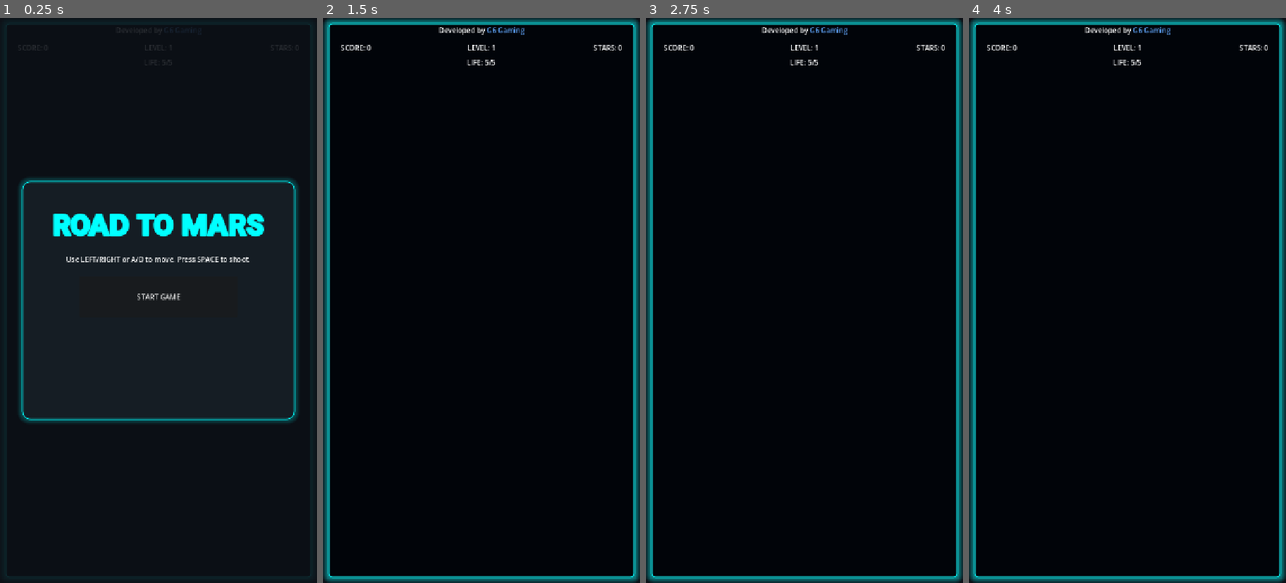
Above: before the commit, frames 1-4 (left to right).
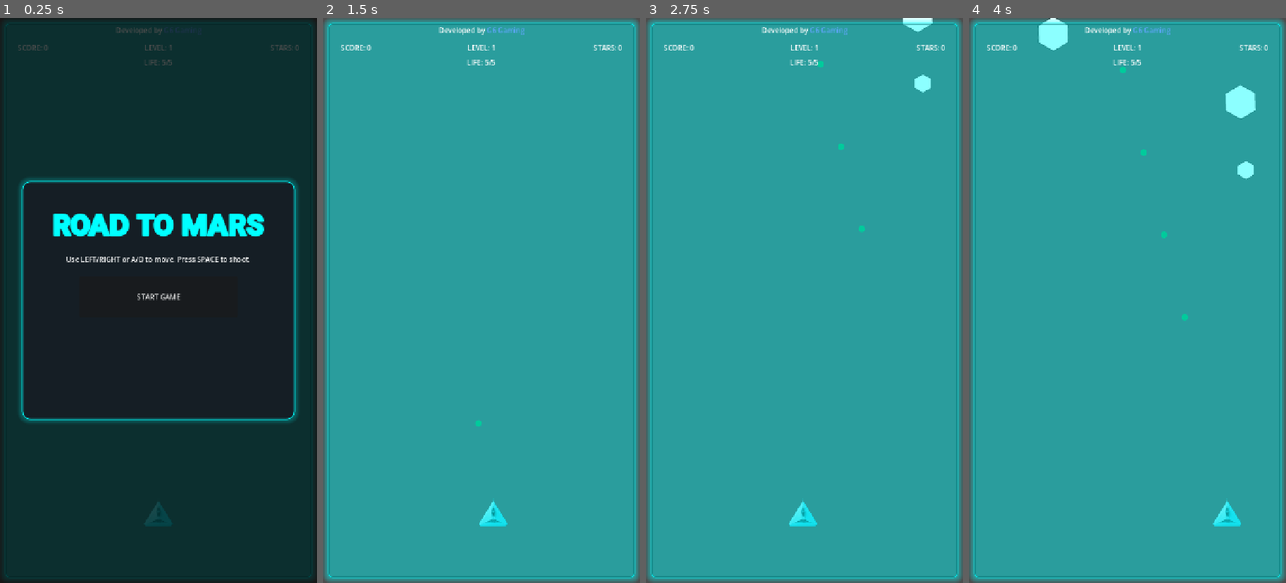
Above: after the commit, the same moments.

Repository: rsergeg/road2mars
Game: Godot game, scene res://scenes/Main.tscn
Two runs of this game, one before a commit and one after it. Both use one fixed random seed, a clock stepped at 60 frames per second and the inputs below.
Inputs:
- Up to frame 1 (0.25 s): no input
- Up to frame 2 (1.5 s): click "START GAME" at 0.5 s; tap Enter at 1.25 s; hold D (move_right) from 1.28 s (still down); hold Space (shoot) from 1.28 s (still down)
- Up to frame 3 (2.75 s): release D (move_right) at 2.03 s; release Space (shoot) at 2.03 s; hold A (move_left) from 2.03 s (still down); tap Space (shoot) at 2.1 s
- Up to frame 4 (4 s): release A (move_left) at 2.78 s; hold Space (shoot) 2.78-3.53 s; hold D (move_right) from 2.78 s (still down); tap Space (shoot) at 3.6 s

The runs differ from the first frame. In frame 1, 56% of the frame differs, in the area x 1-99%, y 1-99%; in frame 2, 98%; in frame 3, 98%, in the area x 0-100%, y 0-100%; in frame 4, 98%.

Commit message:
Adjust scene layering so game world remains visible

Diff:
--- a/scenes/Main.tscn
+++ b/scenes/Main.tscn
@@ -16,6 +16,30 @@
 asteroid_scene = ExtResource("3")
 boss_scene = ExtResource("4")
 
+
+[node name="PageBackground" type="ColorRect" parent="."]
+layout_mode = 3
+anchors_preset = 15
+anchor_right = 1.0
+anchor_bottom = 1.0
+grow_horizontal = 2
+grow_vertical = 2
+mouse_filter = 2
+color = Color(0.0509804, 0.0666667, 0.0901961, 1)
+
+[node name="PlayfieldBackground" type="ColorRect" parent="."]
+layout_mode = 3
+anchors_preset = 15
+anchor_right = 1.0
+anchor_bottom = 1.0
+offset_left = 16.0
+offset_top = 16.0
+offset_right = -16.0
+offset_bottom = -16.0
+grow_horizontal = 2
+grow_vertical = 2
+mouse_filter = 2
+color = Color(0.00392157, 0.0156863, 0.0352941, 1)
 [node name="Player" parent="." unique_id=713521747 instance=ExtResource("2")]
 
 [node name="UI" parent="." unique_id=1334638701 instance=ExtResource("5")]
--- a/scenes/UI.tscn
+++ b/scenes/UI.tscn
@@ -14,7 +14,7 @@
 size = Vector2(140, 140)
 
 [sub_resource type="StyleBoxFlat" id="StyleBoxFlat_frame"]
-draw_center = false
+bg_color = Color(0, 0, 0, 0)
 border_width_left = 2
 border_width_top = 2
 border_width_right = 2
@@ -54,44 +54,6 @@
 theme = ExtResource("2")
 script = ExtResource("1")
 
-[node name="PageBackground" type="ColorRect" parent="."]
-layout_mode = 3
-anchors_preset = 15
-anchor_right = 1.0
-anchor_bottom = 1.0
-grow_horizontal = 2
-grow_vertical = 2
-mouse_filter = 2
-color = Color(0.0509804, 0.0666667, 0.0901961, 1)
-
-[node name="ContainerBackground" type="ColorRect" parent="."]
-layout_mode = 3
-anchors_preset = 15
-anchor_right = 1.0
-anchor_bottom = 1.0
-offset_left = 8.0
-offset_top = 8.0
-offset_right = -8.0
-offset_bottom = -8.0
-grow_horizontal = 2
-grow_vertical = 2
-mouse_filter = 2
-color = Color(0.0862745, 0.105882, 0.133333, 1)
-
-[node name="PlayfieldBackground" type="ColorRect" parent="."]
-layout_mode = 3
-anchors_preset = 15
-anchor_right = 1.0
-anchor_bottom = 1.0
-offset_left = 16.0
-offset_top = 16.0
-offset_right = -16.0
-offset_bottom = -16.0
-grow_horizontal = 2
-grow_vertical = 2
-mouse_filter = 2
-color = Color(0.00392157, 0.0156863, 0.0352941, 1)
-
 [node name="GameFrame" type="Panel" parent="."]
 layout_mode = 3
 anchors_preset = 15
@@ -185,7 +147,7 @@
 anchor_bottom = 1.0
 grow_horizontal = 2
 grow_vertical = 2
-color = Color(0.0509804, 0.0666667, 0.0901961, 0.88)
+color = Color(0, 0, 0, 0.7)
 
 [node name="Panel" type="Panel" parent="StartScreen"]
 custom_minimum_size = Vector2(620, 540)
@@ -252,7 +214,7 @@
 anchor_bottom = 1.0
 grow_horizontal = 2
 grow_vertical = 2
-color = Color(0.0509804, 0.0666667, 0.0901961, 0.9)
+color = Color(0, 0, 0, 0.7)
 
 [node name="Panel" type="Panel" parent="GameOverScreen"]
 custom_minimum_size = Vector2(580, 500)
